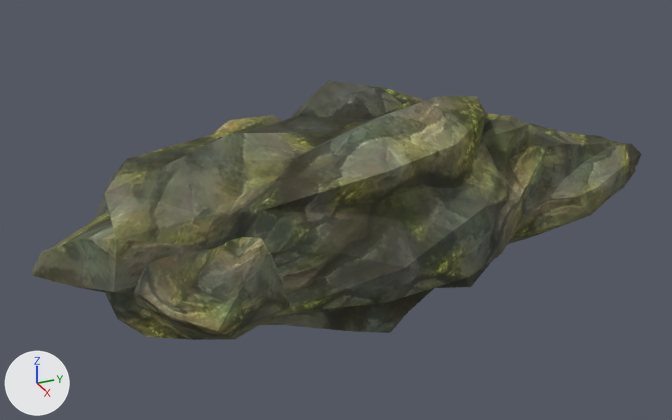
Two versions of the OBJ model sceneobjs/zhucheng_yewai_370/zhucheng_yewai_370_shikuai02.obj, one commit apart.
One viewpoint serves both versions: a 50 mm lens placed at (1303.0, -1209.0, 658.0), pointed at (-22.0, -613.0, -4.0). Lighting does not change. The marker at lower left points along +X, +Y and +Z. Where no turn or scale is listed for an object, it has been applied to the vertices.

Names of what the first picture shows: 'zhucheng_yewai_370_shikuai02'.
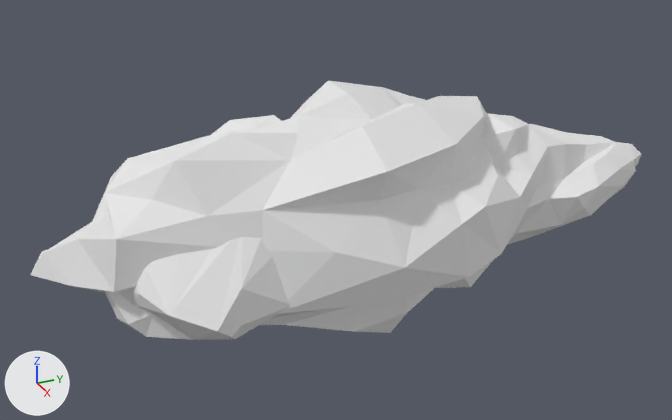
Edits to the scene script, one JSON object a line:
```json
{"op": "add", "block": "mat_material_1_1", "code": ["mat_material_1_1 = principled_material('material_1')", "mat_material_1_1.base_color = (0.8, 0.8, 0.8)  # white #e7e7e7", "mat_material_1_1.roughness = 1.0"]}
{"block": "me_zhucheng_yewai_370_shikuai02", "where": "me_zhucheng_yewai_370_shikuai02.from_pydata(...)  # 285 vertices, 530 faces; spans x -252.0..251.0, y -1122.0..0.0, z -205.0..205.0"}
{"op": "remove", "block": "me_zhucheng_yewai_370_shikuai02", "code": "me_zhucheng_yewai_370_shikuai02.materials.append(mat_material_1)  # picture img_zhucheng_yewai_370_shikuai01_png"}
{"op": "add", "block": "me_zhucheng_yewai_370_shikuai02", "code": "me_zhucheng_yewai_370_shikuai02.materials.append(mat_material_1_1)  # white #e7e7e7"}
```

Location of each change, [x1, y1, x2, y2] in pixels of the pictures (672 x 420 px):
```json
{"object": "zhucheng_yewai_370_shikuai02", "change": "recoloured", "before": [31, 80, 641, 340], "after": [31, 80, 641, 340], "on screen": "yellow to white"}
```
